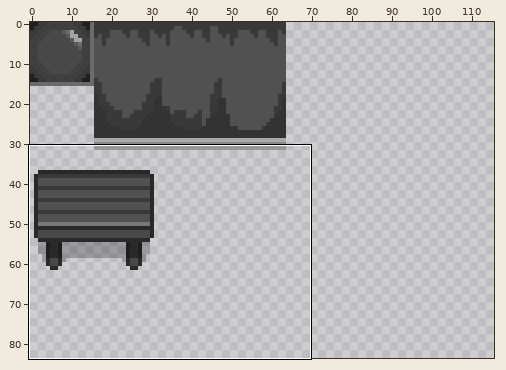
Pixel-art file: Assets/Art/Background Art/Kitchen sprite sheet.aseprite. The first picture is a wide view before the edit; the outline marks the close-up.
Close-up. The starting point:
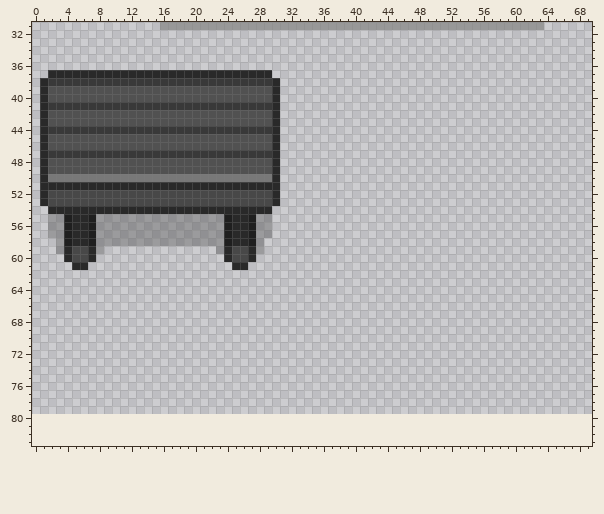
96x80 pixels, 1 frame. Colours within 5 levels of each other are drawn and written as one. Shown: x 0..69, y 31..83. The old version is drawn lined up with the new one, on the new canvas. The wide view leaves out empty margins. The commit also changed other parts of the picture, which this record leaves out.
After the commit:
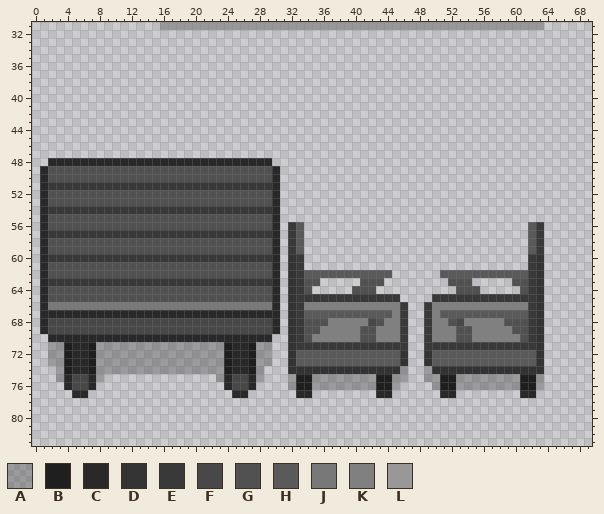
Palette (. is transparent): A #0000003e  B #1f1f1f  C #292929  D #333333  E #393939  F #484848  G #515151  H #5a5a5a  J #787878  K #808080  L #989898
Edits made:
canvas 96x80 -> 128x96
Changed rows in their new state; - is an unchanged pixel.
first column x 1:
37 -............................----------------------------------
38 ..............................---------------------------------
39 ..............................---------------------------------
40 ..............................---------------------------------
41 ..............................---------------------------------
42 ..............................---------------------------------
43 ..............................---------------------------------
44 ..............................---------------------------------
45 ..............................---------------------------------
46 ..............................---------------------------------
47 ..............................---------------------------------
48 .CCCCCCCCCCCCCCCCCCCCCCCCCCCC.---------------------------------
50 -GGGGGGGGGGGGGGGGGGGGGGGGGGGG----------------------------------
51 -EEEEEEEEEEEEEEEEEEEEEEEEEEEE----------------------------------
52 -GGGGGGGGGGGGGGGGGGGGGGGGGGGG----------------------------------
53 -GGGGGGGGGGGGGGGGGGGGGGGGGGGG----------------------------------
54 CEEEEEEEEEEEEEEEEEEEEEEEEEEEEC---------------------------------
55 CGGGGGGGGGGGGGGGGGGGGGGGGGGGGC---------------------------------
56 CGGGGGGGGGGGGGGGGGGGGGGGGGGGGC-EH----------------------------HE
57 CEEEEEEEEEEEEEEEEEEEEEEEEEEEEC-EH----------------------------HE
58 CGGGGGGGGGGGGGGGGGGGGGGGGGGGGC-EH----------------------------HE
59 CGGGGGGGGGGGGGGGGGGGGGGGGGGGGC-EH----------------------------HE
60 CEEEEEEEEEEEEEEEEEEEEEEEEEEEEC-DE----------------------------ED
61 CGGGGGGGGGGGGGGGGGGGGGGGGGGGGC-DE----------------------------ED
62 CGGGGGGGGGGGGGGGGGGGGGGGGGGGGC-DEHHHHHHHHHHH------HHHHHHHHHHHED
63 CEEEEEEEEEEEEEEEEEEEEEEEEEEEEC-DEGG-----GGG--------GGG-----GGED
64 CGGGGGGGGGGGGGGGGGGGGGGGGGGGGC-DEG-----GGG----------GGG-----GED
65 CGGGGGGGGGGGGGGGGGGGGGGGGGGGGC-DEEEEEEEEEEEEE----EEEEEEEEEEEEED
66 CJJJJJJJJJJJJJJJJJJJJJJJJJJJJC-DEKKKKKKKKKKKKE--EKKKKKKKKKKKKED
67 CCCCCCCCCCCCCCCCCCCCCCCCCCCCCC-DEHHHHHHHHHHHKE--EKHHHHHHHHHHHED
68 CFFFFFFFFFFFFFFFFFFFFFFFFFFFFC-DEGGGKKKKKFGKKE--EKKGFKKKKKGGGED
69 CFFFFFFFFFFFFFFFFFFFFFFFFFFFFC-DEGGKKKKKGGKKKE--EKKKGGKKKKKGGED
70 -CCCCCCCCCCCCCCCCCCCCCCCCCCCC--DEGKKKKKKGGKKKE--EKKKGGKKKKKKGED
71 -AABCCBAAAAAAAAAAAAAAAABCCBAA--DEEEEEEEEEEEEEE--EEEEEEEEEEEEEED
72 -AABCCBAAAAAAAAAAAAAAAABCCBAA--DHHHHHHHHHHHHHD--DHHHHHHHHHHHHHD
73 -AABCCBAAAAAAAAAAAAAAAABCCBAA--DHHHHHHHHHHHHHD--DHHHHHHHHHHHHHD
74 --ABCCBAAAAAAAAAAAAAAAABCCBA---DDDDDDDDDDDDDDA--ADDDDDDDDDDDDDD
75 --ACFFCA--------------ACFFCA---ABBAAAAAAAABBAA--AABBAAAAAAAABBA
76 ---CFFC----------------CFFC----ABBAAAAAAAABBA----ABBAAAAAAAABBA
77 ----CC------------------CC------CC--------CC------CC--------CC-
Pixel boxes of the changes (left, top, right, bottom) in both close-ups:
changed: (40, 70, 544, 398)
